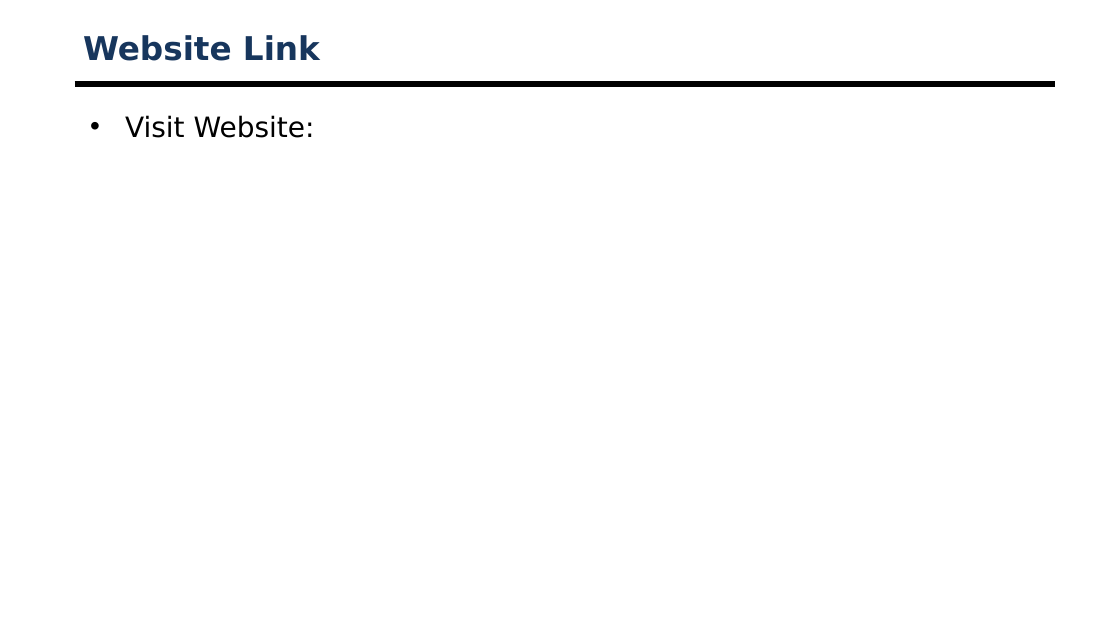
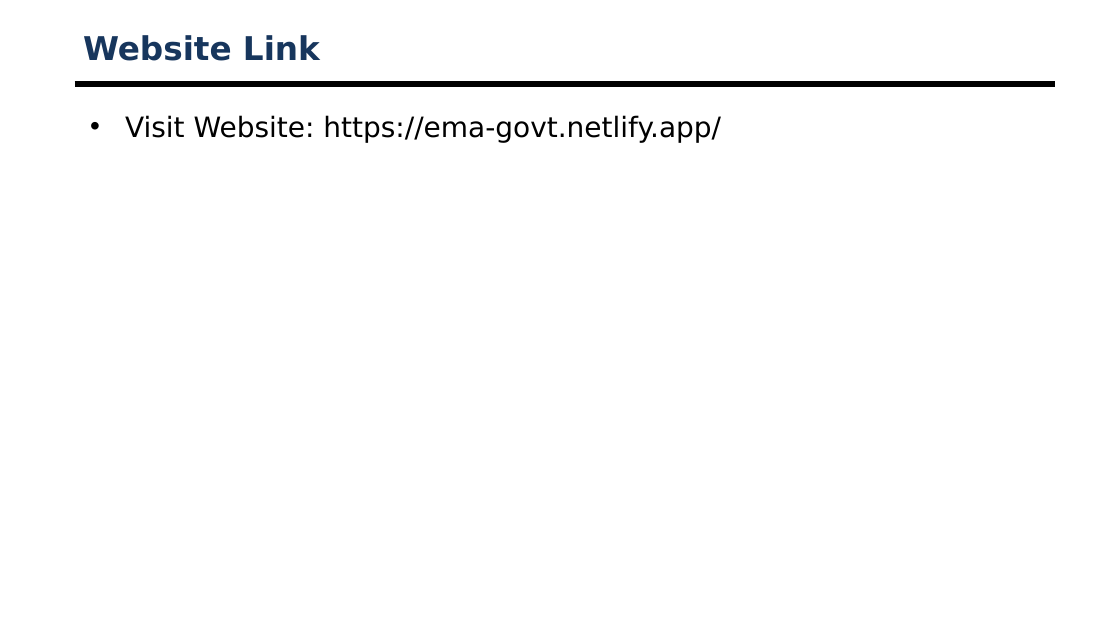
Before and after one commit to SriHari0429/ema-capestone-project, a slide deck: slide 12 of CSE7101-Capstone Project-Review1- TEMPLATE[1].pptx (slide 11 before the commit). Drawn at 1120x630 pixels with LibreOffice and Linux fonts; fonts in the diff are those of the drawing; background and template pictures are left out. Boxes give left, top, right and bottom in pixels: in the first picture for what was removed or moved away, otherwise in the second. Text is boxed around its words. In the diff, an @@ line names an element or a change of style, - is before the commit and + after.

```diff
--- a/CSE7101-Capstone Project-Review1- TEMPLATE[1].pptx
+++ b/CSE7101-Capstone Project-Review1- TEMPLATE[1].pptx
@@ text at (x1=125, y1=115, x2=721, y2=143): text changed @@
-• Visit Website:
+• Visit Website: https://ema-govt.netlify.app/
```
Also in this commit, not shown: 3 other slides changed, 2 slides added, 1 slide removed, 15 other files.
